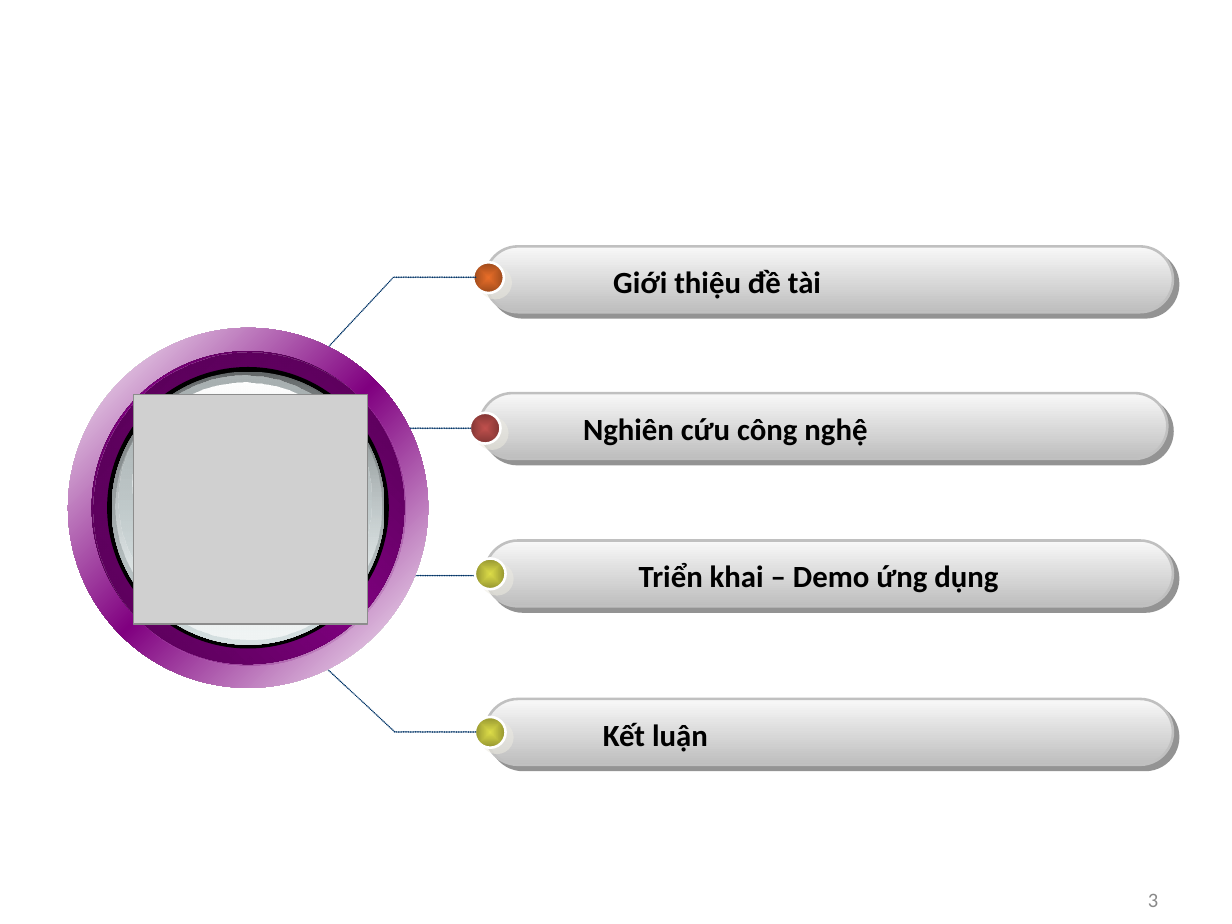
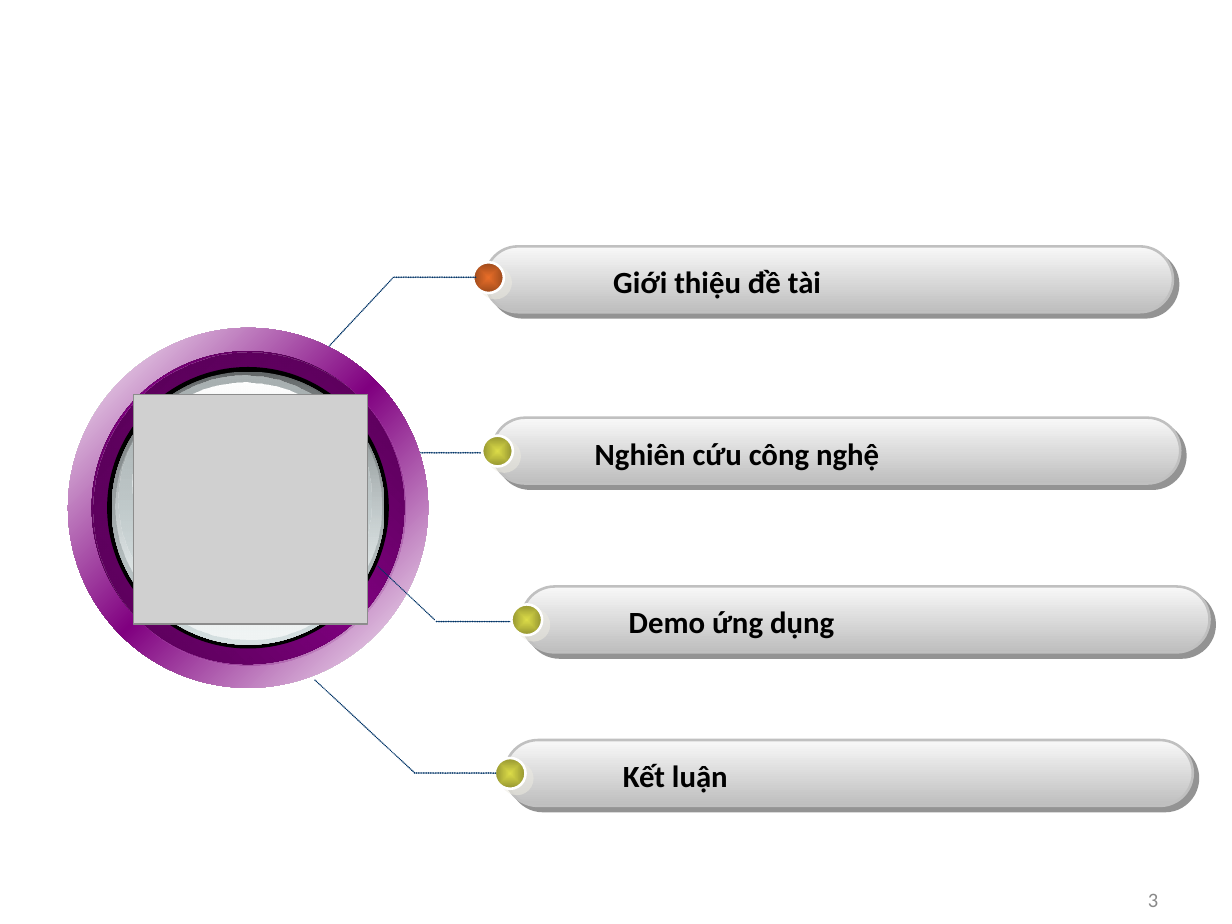
Before and after one commit to hoanhdo/ThanhDongUniversity, a slide deck: slide 3 of Bao cao/FacebookAPI-TranThiNhung-3C_CNTT.ppt. Drawn at 1232x924 pixels with LibreOffice and Linux fonts; fonts in the diff are those of the drawing; grey boxes stand for pictures; background and template pictures are left out. Boxes give left, top, right and bottom in pixels: in the first picture for what was removed or moved away, otherwise in the second. Text is boxed around its words. In the diff, an @@ line names an element or a change of style, - is before the commit and + after.

```diff
--- a/Bao cao/FacebookAPI-TranThiNhung-3C_CNTT.ppt
+++ b/Bao cao/FacebookAPI-TranThiNhung-3C_CNTT.ppt
@@ rounded rectangle: place and size @@
-rounded rectangle at box(479, 393, 1167, 458)
+rounded rectangle at box(493, 418, 1180, 483)
@@ ellipse: place and size @@
-ellipse at box(469, 413, 500, 444)
+ellipse at box(482, 436, 513, 467)
@@ ellipse at box(482, 436, 513, 467): fill gradient #C0504D to #803533 to gradient #DCDC48 to #939330 @@
@@ text "Nghiên cứu công nghệ": place and size @@
-text "Nghiên cứu công nghệ" at box(583, 418, 867, 446)
+text "Nghiên cứu công nghệ" at box(595, 443, 879, 471)
@@ line moved from (389, 429) - (472, 429) to (408, 453) - (500, 453) @@
@@ 2 lines, 1 rounded rectangle, 1 ellipse: place and size @@
-2 lines, 1 rounded rectangle, 1 ellipse at box(341, 521, 1173, 607)
+2 lines, 1 rounded rectangle, 1 ellipse at box(378, 567, 1209, 653)
@@ text at box(629, 611, 834, 639): text changed @@
-Triển khai – Demo ứng dụng
+Demo ứng dụng
@@ 2 lines, 1 text, 1 ellipse, 1 rounded rectangle: place and size @@
-2 lines, 1 text, 1 ellipse, 1 rounded rectangle at box(296, 639, 1173, 764)
+2 lines, 1 text, 1 ellipse, 1 rounded rectangle at box(315, 680, 1193, 806)
```
Also in this commit, not shown: 2 other slides changed, 7 slides added, 10 slides removed, 17 other files.
